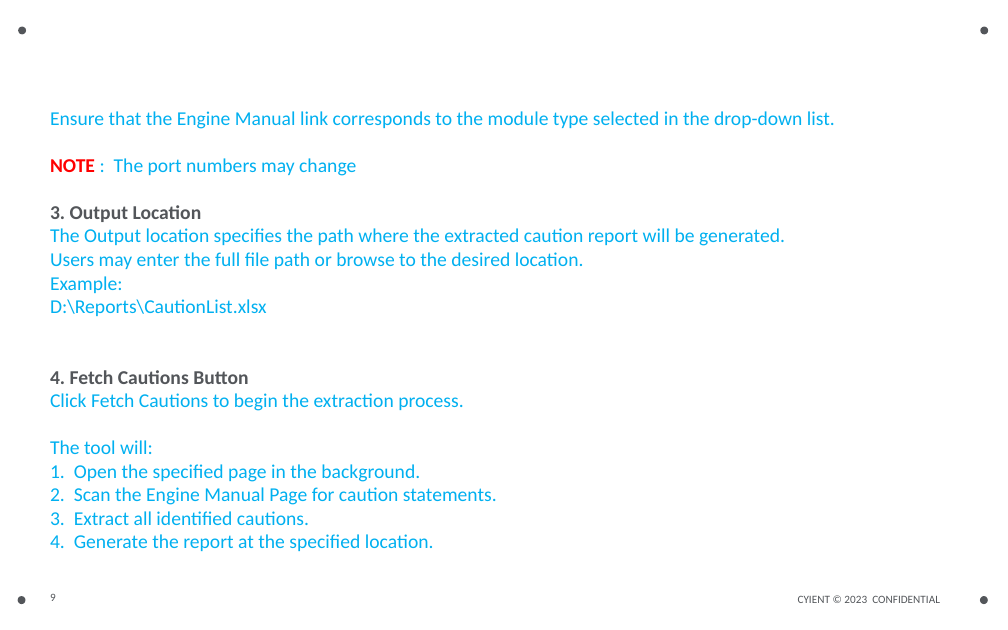
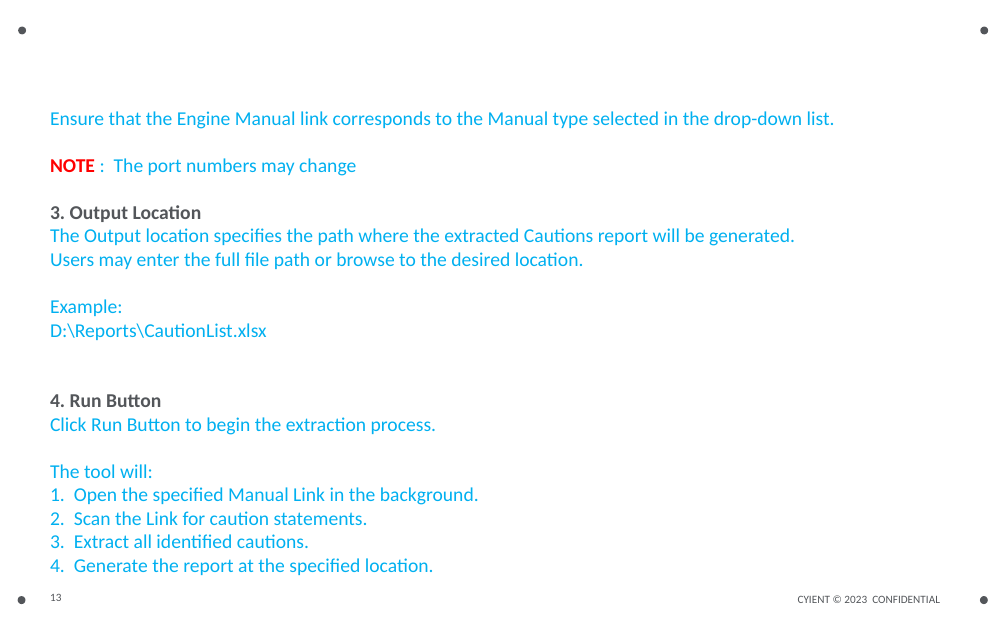
Before and after one commit to JeromeeKaram/FetchCaution, a slide deck: slide 13 of ExtractCautionsForEM/bin/Debug/bin/ExtractCautionsFromEngineManualTool.pptx (slide 9 before the commit). Drawn at 1008x630 pixels with LibreOffice and Linux fonts; fonts in the diff are those of the drawing. Boxes give left, top, right and bottom in pixels: in the first picture for what was removed or moved away, otherwise in the second. Text is boxed around its words. In the diff, an @@ line names an element or a change of style, - is before the commit and + after.

```diff
--- a/ExtractCautionsForEM/bin/Debug/bin/ExtractCautionsFromEngineManualTool.pptx
+++ b/ExtractCautionsForEM/bin/Debug/bin/ExtractCautionsFromEngineManualTool.pptx
@@ text at bbox=[50, 111, 835, 129]: text changed @@
-Ensure that the Engine Manual link corresponds to the module type selected in the drop-down list.
+Ensure that the Engine Manual link corresponds to the Manual type selected in the drop-down list.
@@ text at bbox=[50, 228, 795, 246]: text changed @@
-The Output location specifies the path where the extracted caution report will be generated.
+The Output location specifies the path where the extracted Cautions report will be generated.
@@ text at bbox=[50, 394, 437, 435]: text changed @@
-4. Fetch Cautions Button
-Click Fetch Cautions to begin the extraction process.
+4. Run Button
+Click Run Button to begin the extraction process.
@@ text at bbox=[74, 487, 479, 525]: text changed @@
-1. Open the specified page in the background.
-2. Scan the Engine Manual Page for caution statements.
+1. Open the specified Manual Link in the background.
+2. Scan the Link for caution statements.
@@ page number at bbox=[50, 594, 61, 601]: text changed @@
-9
+13
```
Also in this commit, not shown: 8 other slides changed, 4 slides added, 7 other files.
